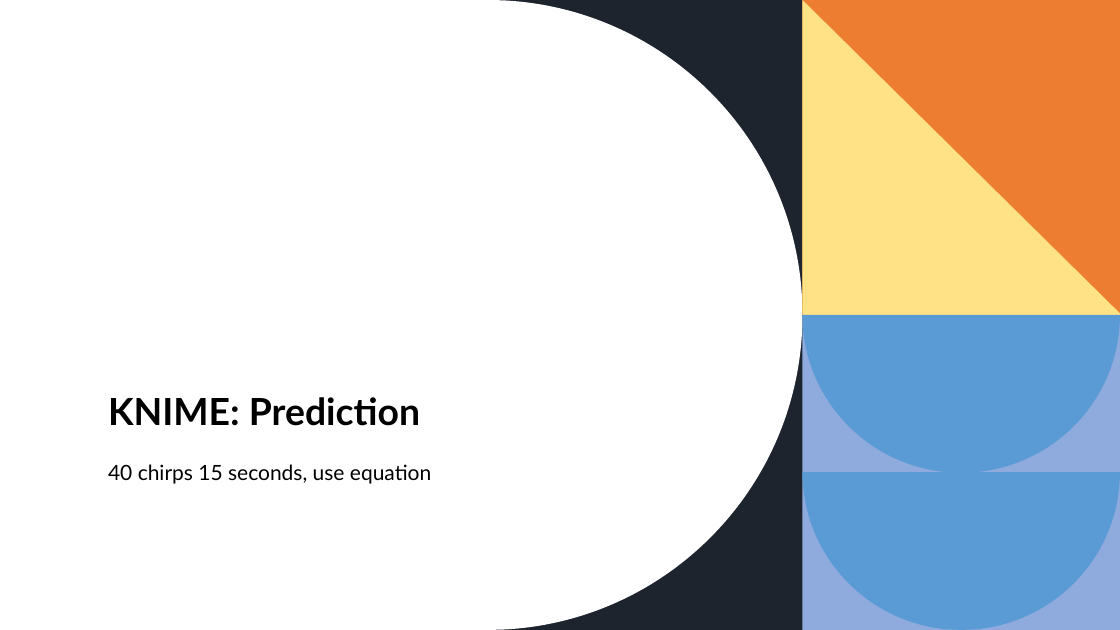
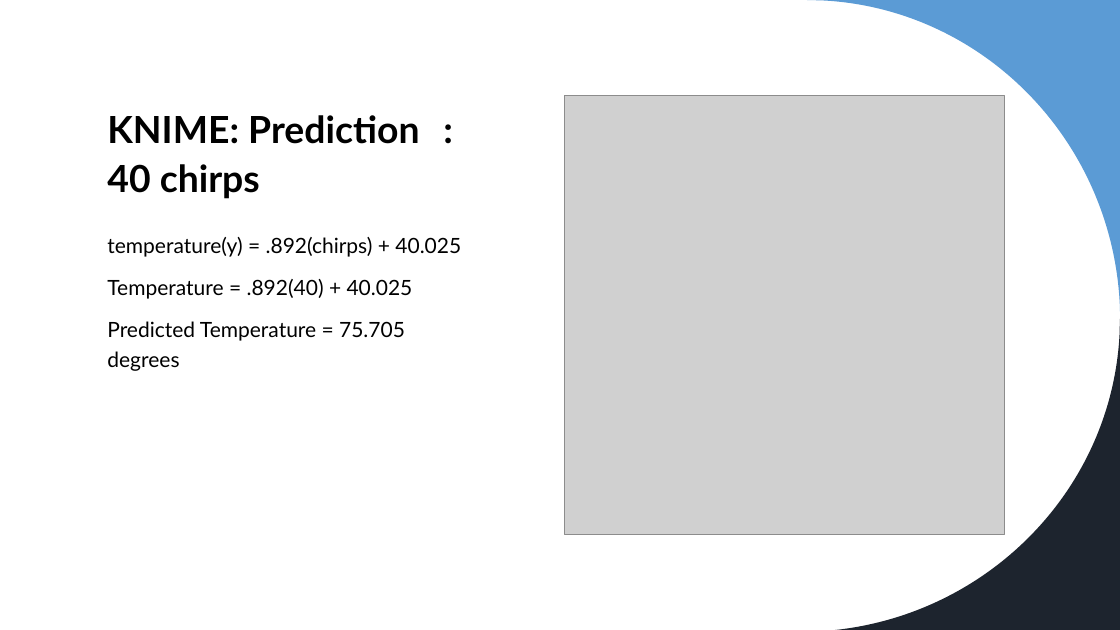
Before and after one commit to robert-daniels/Projects, a slide deck: slide 16 of DS_210/final/DS 210.pptx (slide 15 before the commit). Drawn at 1120x630 pixels with LibreOffice and Linux fonts; fonts in the diff are those of the drawing; grey boxes stand for pictures. Boxes give left, top, right and bottom in pixels: in the first picture for what was removed or moved away, otherwise in the second. Text is boxed around its words. In the diff, an @@ line names an element or a change of style, - is before the commit and + after.

```diff
--- a/DS_210/final/DS 210.pptx
+++ b/DS_210/final/DS 210.pptx
@@ freeform shape removed at (x1=0, y1=0, x2=802, y2=630) @@
@@ rectangle removed at (x1=319, y1=0, x2=803, y2=630) @@
@@ rectangle removed at (x1=802, y1=0, x2=1120, y2=315) @@
@@ freeform shape resized from (x1=803, y1=0, x2=1120, y2=315) to (x1=807, y1=0, x2=1120, y2=312) @@
@@ freeform shape at (x1=807, y1=0, x2=1120, y2=312): fill #FFE186 to #5B9BD5 @@
@@ title at (x1=107, y1=115, x2=419, y2=199): text changed @@
-KNIME: Prediction
+KNIME: Prediction : 40 chirps
@@ picture added at (x1=565, y1=95, x2=1005, y2=535) @@
@@ text added at (x1=107, y1=237, x2=461, y2=371), 18 pt, text #000000 @@
+temperature(y) = .892(chirps) + 40.025
+Temperature = .892(40) + 40.025
+Predicted Temperature = 75.705 degrees
@@ rectangle removed at (x1=802, y1=316, x2=1120, y2=630) @@
@@ freeform shape removed at (x1=802, y1=315, x2=1120, y2=473) @@
@@ freeform shape at (x1=809, y1=319, x2=1120, y2=630): fill #5B9BD5 to #1D242E; outline redrawn @@
@@ freeform shape added at (x1=809, y1=318, x2=1120, y2=630), fill #5B9BD5 @@
@@ text removed at (x1=108, y1=464, x2=431, y2=484) @@
-40 chirps 15 seconds, use equation
@@ freeform shape removed at (x1=802, y1=472, x2=1120, y2=630) @@
```
Also in this commit, not shown: 2 other slides changed, 4 slides added, 2 slides removed, 3 other files.
